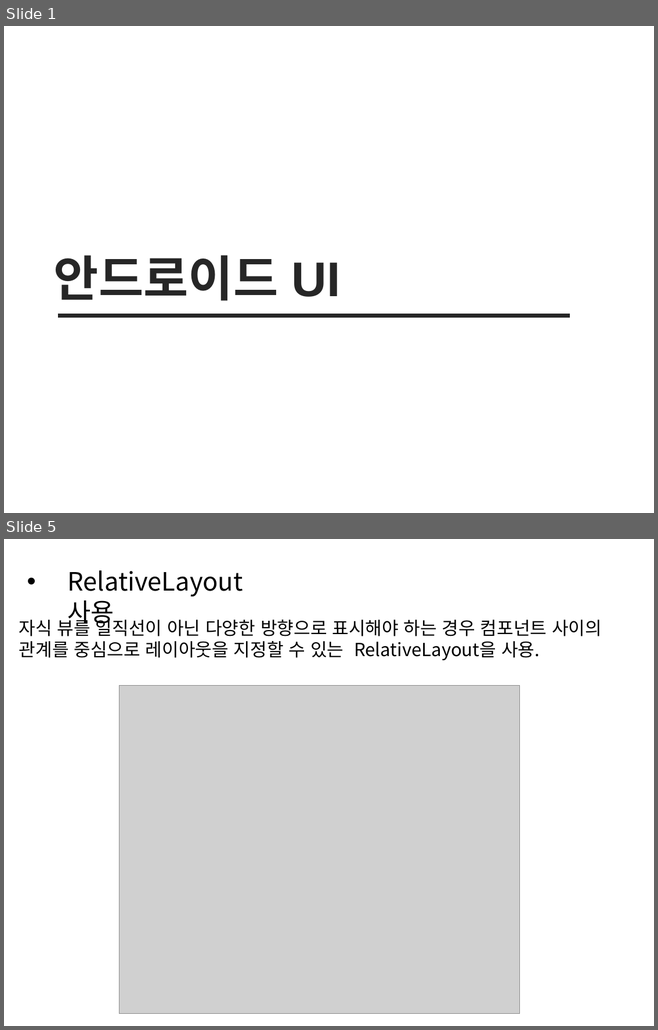
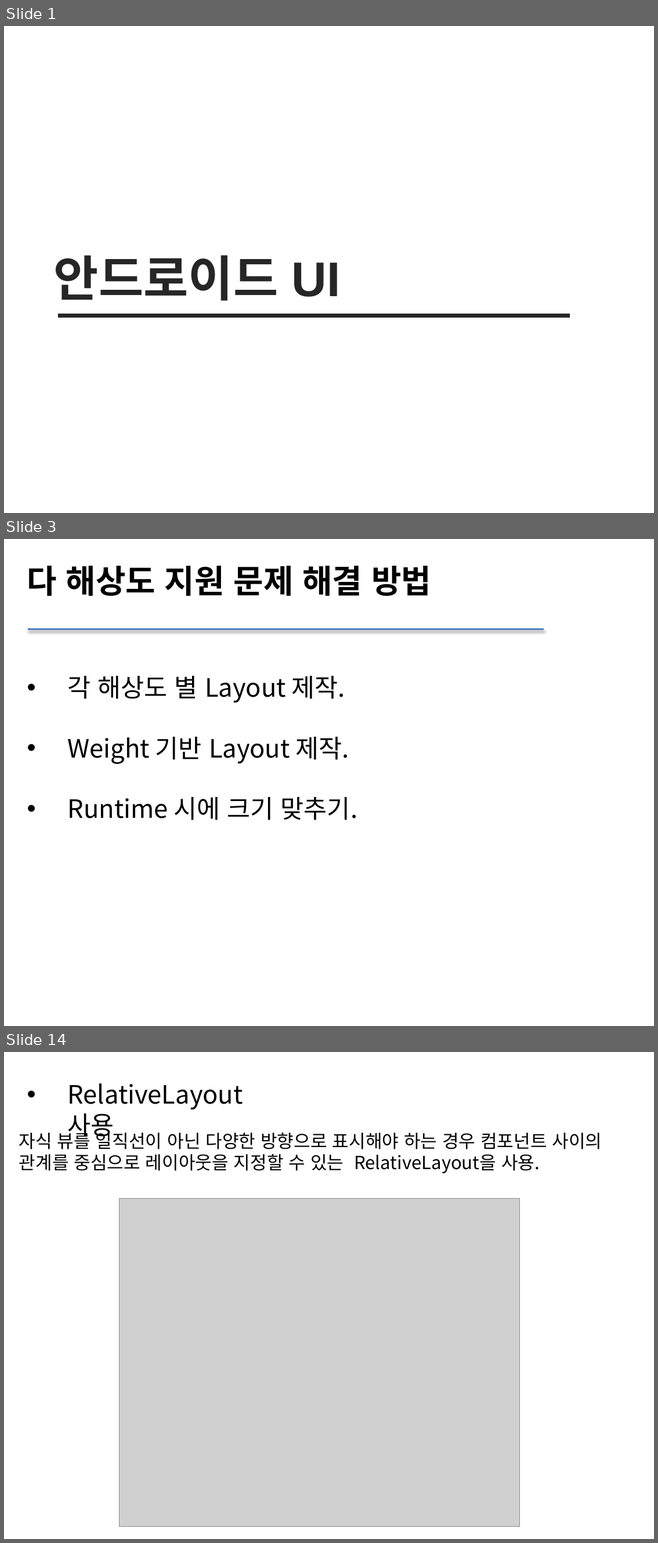
Before and after one commit to sc545/Beacon, a slide deck: 안드로이드 UI.pptx. Shown one above the other, each under a label of ours: slides 1 and 5 before the commit, slides 1, 3 and 14 after it; the slides between them are not shown. The pictures are 658x1030 and 658x1543 pixels, drawn with LibreOffice and Linux fonts; fonts in the diff are those of the drawing; grey boxes stand for pictures. Boxes give left, top, right and bottom in pixels: in the first picture for what was removed or moved away, otherwise in the second. Text is boxed around its words. In the diff, an @@ line names an element or a change of style, - is before the commit and + after.

```diff
--- a/안드로이드 UI.pptx
+++ b/안드로이드 UI.pptx
@@ slide 3 added at [4, 539, 654, 1026], background #FFFFFF @@
@@ text added at [27, 566, 431, 596], 36 pt, text #000000, bold @@
+다 해상도 지원 문제 해결 방법
@@ line added from (28, 629) to (544, 629), #4F81BD 2 pt @@
@@ text added at [68, 676, 357, 820], 28 pt, text #000000 @@
+• 각 해상도 별 Layout 제작.
+• Weight 기반 Layout 제작.
+• Runtime 시에 크기 맞추기.
@@ what was slide 5 is now slide 14 @@
```
Also in this commit, not shown: 1 slide changed, 11 other slides added, 3 slides removed, 53 other files.
